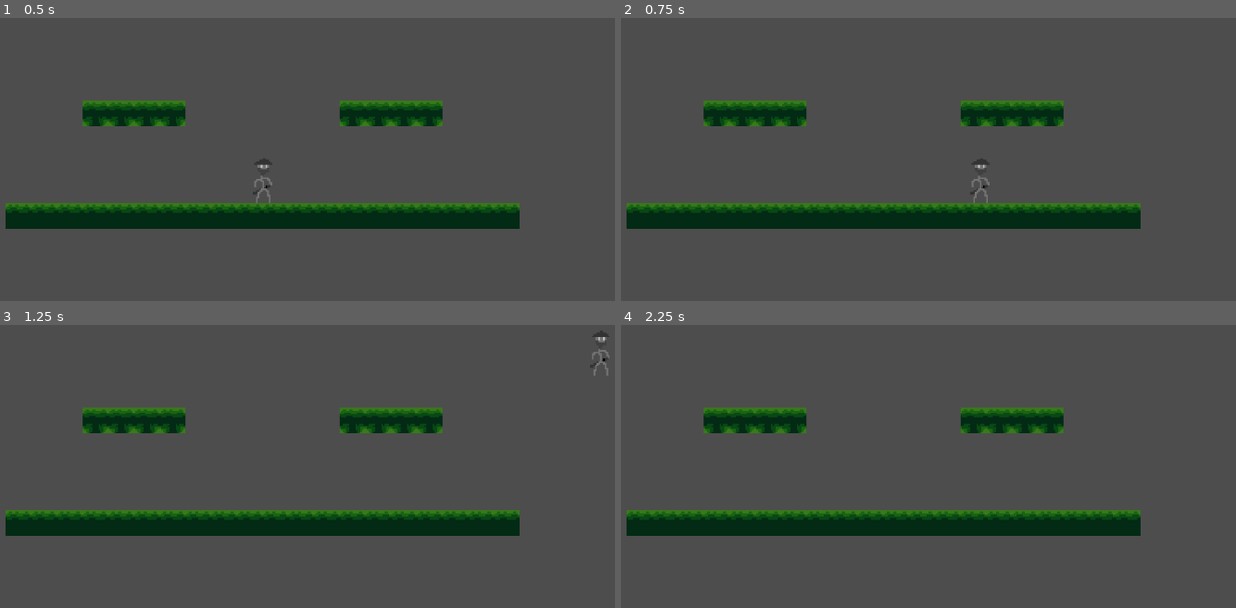
Above: before the commit, frames 1-4 (two rows, left to right).
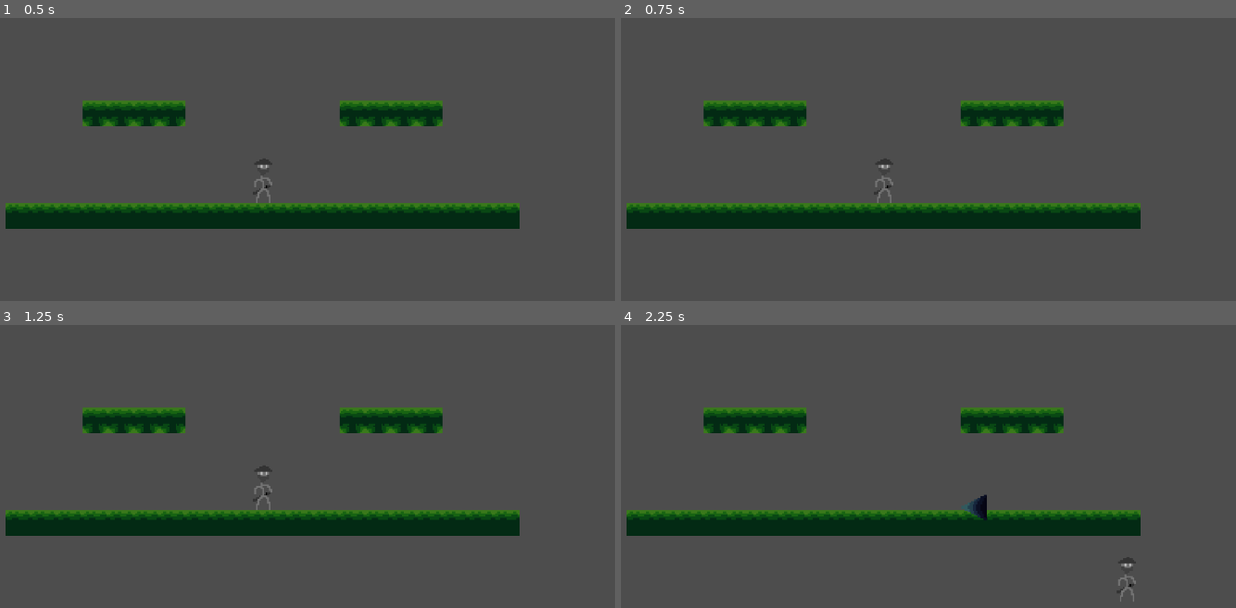
Above: after the commit, the same moments.

Repository: Wayl123/This-Is-Nightmare-Project
Game: Godot game, scene res://scene/boss_stage.tscn
Same seed, same stepped clock (60 frames per second), same inputs: the game is played once before the commit and once after it.
Inputs:
- Up to frame 1 (0.5 s): no input
- Up to frame 2 (0.75 s): tap Enter at 0.5 s; hold D (Right) from 0.53 s (still down); hold X (Stop, bound only after the commit) from 0.53 s (still down)
- Up to frame 3 (1.25 s): keep holding D (Right); keep holding X (Stop, bound only after the commit); tap W (Up) at 0.77, 0.8, 1.07 s
- Up to frame 4 (2.25 s): tap Space (Shoot, bound only before the commit) at 1.25 s; release X (Stop, bound only after the commit) at 1.28 s; tap W (Up) at 1.35, 1.52, 1.82 s; tap X (Stop, bound only after the commit) at 1.55 s; release D (Right) at 2.03 s; hold A (Left) from 2.03 s (still down); hold Z (Shoot, bound only after the commit) from 2.03 s (still down)

Frame 1 is identical in both runs. In frame 2, 0.3% of the frame differs, in the area x 41-60%, y 49-66%; in frame 3, 0.3%; in frame 4, 0.3%, in the area x 55-84%, y 59-98%.

Commit message:
Implement stop control and remapped jump and shoot

Diff:
--- a/project.godot
+++ b/project.godot
@@ -42,7 +42,21 @@
 }
 Shoot={
 "deadzone": 0.5,
+"events": [Object(InputEventKey,"resource_local_to_scene":false,"resource_name":"","device":-1,"window_id":0,"alt_pressed":false,"shift_pressed":false,"ctrl_pressed":false,"meta_pressed":false,"pressed":false,"keycode":0,"physical_keycode":90,"key_label":0,"unicode":122,"echo":false,"script":null)
+, Object(InputEventKey,"resource_local_to_scene":false,"resource_name":"","device":-1,"window_id":0,"alt_pressed":false,"shift_pressed":false,"ctrl_pressed":false,"meta_pressed":false,"pressed":false,"keycode":0,"physical_keycode":74,"key_label":0,"unicode":106,"echo":false,"script":null)
+]
+}
+Jump={
+"deadzone": 0.5,
 "events": [Object(InputEventKey,"resource_local_to_scene":false,"resource_name":"","device":-1,"window_id":0,"alt_pressed":false,"shift_pressed":false,"ctrl_pressed":false,"meta_pressed":false,"pressed":false,"keycode":0,"physical_keycode":32,"key_label":0,"unicode":32,"echo":false,"script":null)
+, Object(InputEventKey,"resource_local_to_scene":false,"resource_name":"","device":-1,"window_id":0,"alt_pressed":false,"shift_pressed":false,"ctrl_pressed":false,"meta_pressed":false,"pressed":false,"keycode":0,"physical_keycode":67,"key_label":0,"unicode":99,"echo":false,"script":null)
+, Object(InputEventKey,"resource_local_to_scene":false,"resource_name":"","device":-1,"window_id":0,"alt_pressed":false,"shift_pressed":false,"ctrl_pressed":false,"meta_pressed":false,"pressed":false,"keycode":0,"physical_keycode":76,"key_label":0,"unicode":108,"echo":false,"script":null)
+]
+}
+Stop={
+"deadzone": 0.5,
+"events": [Object(InputEventKey,"resource_local_to_scene":false,"resource_name":"","device":-1,"window_id":0,"alt_pressed":false,"shift_pressed":false,"ctrl_pressed":false,"meta_pressed":false,"pressed":false,"keycode":0,"physical_keycode":88,"key_label":0,"unicode":120,"echo":false,"script":null)
+, Object(InputEventKey,"resource_local_to_scene":false,"resource_name":"","device":-1,"window_id":0,"alt_pressed":false,"shift_pressed":false,"ctrl_pressed":false,"meta_pressed":false,"pressed":false,"keycode":0,"physical_keycode":75,"key_label":0,"unicode":107,"echo":false,"script":null)
 ]
 }
 
--- a/scripts/Player.gd
+++ b/scripts/Player.gd
@@ -15,19 +15,22 @@
 	if not is_on_floor():
 		velocity.y += gravity * delta
 
-	if Input.is_action_just_pressed("Up") and is_on_floor():
-		velocity.y = JUMP_VELOCITY
+	if not Input.is_action_pressed("Stop"):
+		if Input.is_action_just_pressed("Jump") and is_on_floor():
+			velocity.y = JUMP_VELOCITY
 
-	var direction = Input.get_axis("Left", "Right")
-	if direction:
-		velocity.x = direction * SPEED
+		var direction = Input.get_axis("Left", "Right")
+		if direction:
+			velocity.x = direction * SPEED
+		else:
+			velocity.x = move_toward(velocity.x, 0, SPEED)
 	else:
 		velocity.x = move_toward(velocity.x, 0, SPEED)
 
 	move_and_slide()
 
 func _process(delta : float):
-	if Input.is_anything_pressed():
+	if Input.is_action_pressed("Left") or Input.is_action_pressed("Right") or Input.is_action_pressed("Up") or Input.is_action_pressed("Down"):
 		var vector = Input.get_vector("Left", "Right", "Up", "Down")
 		gun.set_rotation(vector.angle())
 
